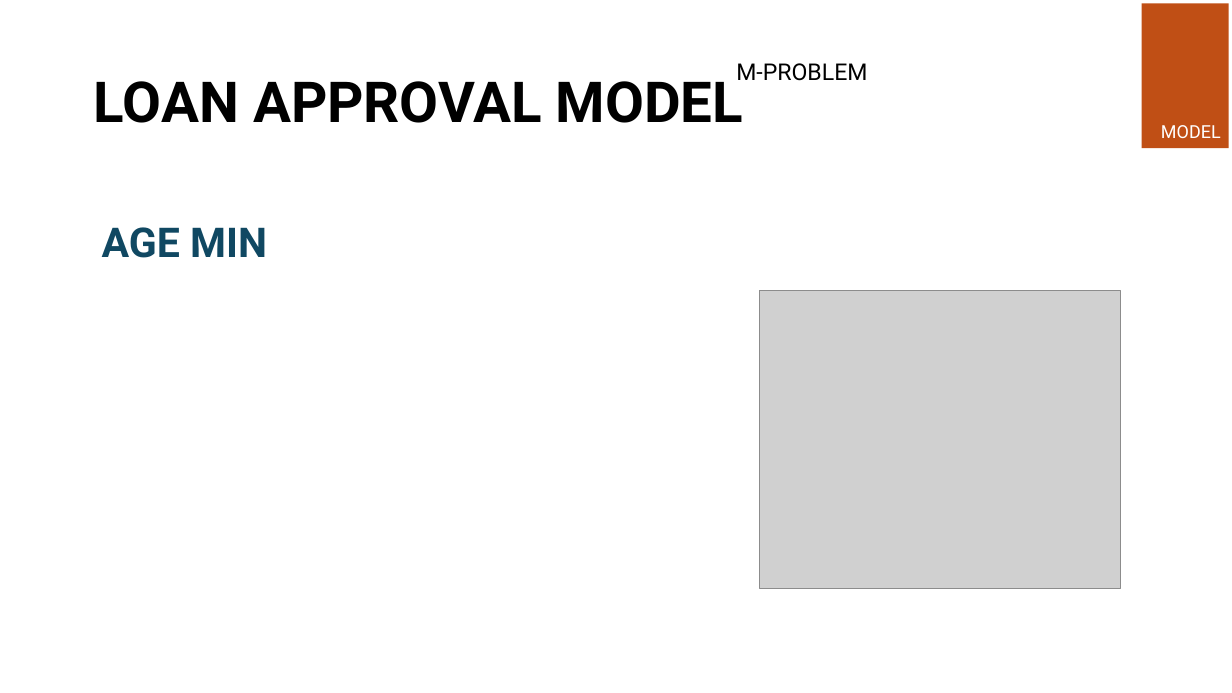
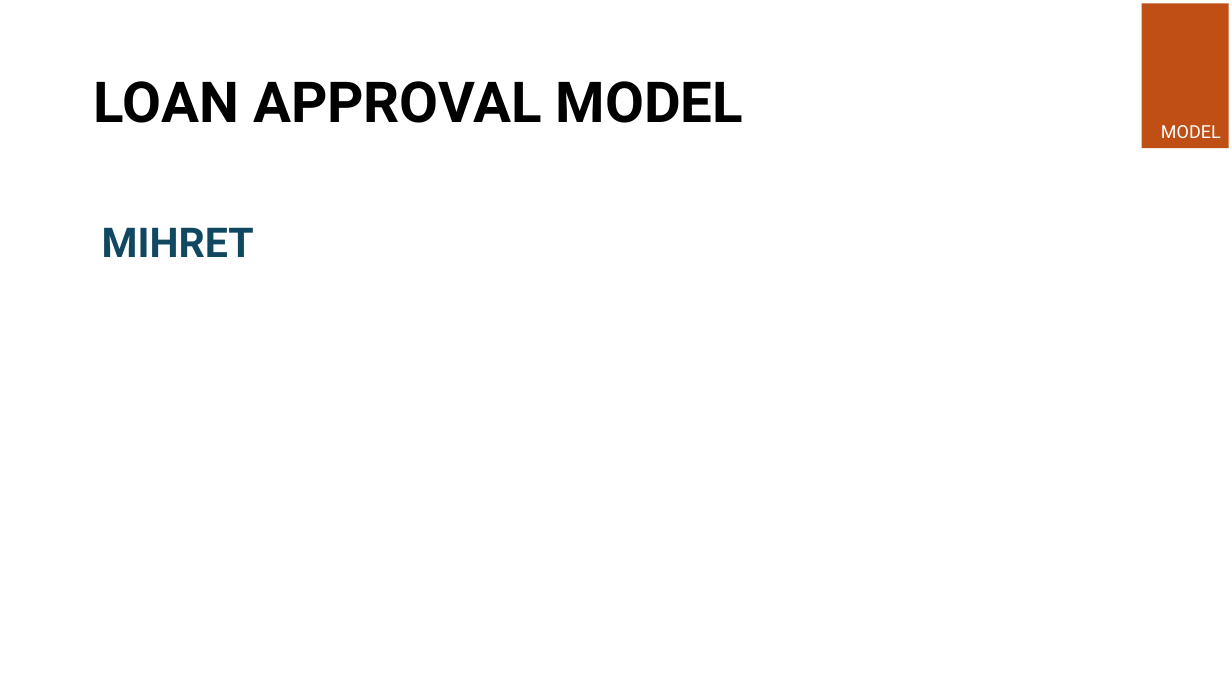
Before and after one commit to ijoshdavis/KSU-STAT-7100_MCSP, a slide deck: slide 3 of deliverables/Week 8 - Presentation_JLD.pptx. Drawn at 1232x693 pixels with LibreOffice and Linux fonts; fonts in the diff are those of the drawing; grey boxes stand for pictures. Boxes give left, top, right and bottom in pixels: in the first picture for what was removed or moved away, otherwise in the second. Text is boxed around its words. In the diff, an @@ line names an element or a change of style, - is before the commit and + after.

```diff
--- a/deliverables/Week 8 - Presentation_JLD.pptx
+++ b/deliverables/Week 8 - Presentation_JLD.pptx
@@ text removed at box(736, 63, 867, 81) @@
-M-PROBLEM
@@ text at box(102, 227, 254, 257): text changed @@
-AGE MIN
+MIHRET
@@ picture removed at box(760, 290, 1121, 588) @@
```
Also in this commit, not shown: 6 other slides changed, 10 slides added, 3 slides removed, 55 other files.
